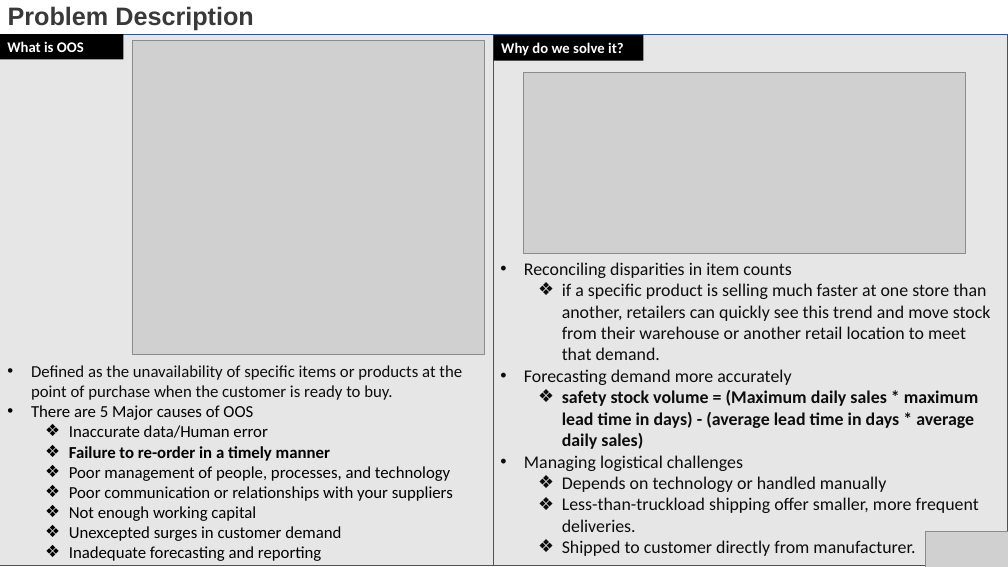
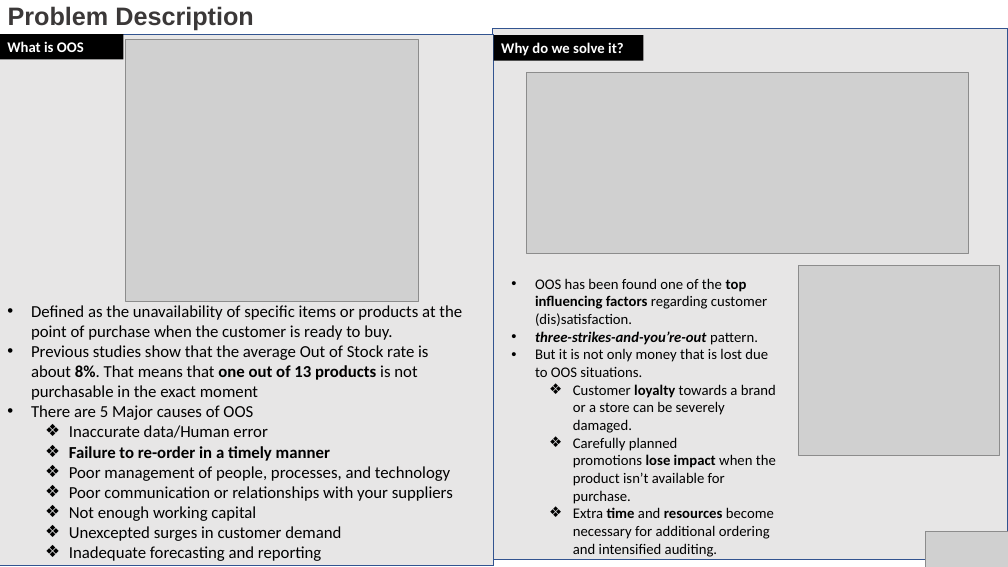
Before and after one commit to ankitnamdeo34/hackerearth_p-g, a slide deck: slide 1 of P_and_G_modified_R.pptx. Drawn at 1008x567 pixels with LibreOffice and Linux fonts; fonts in the diff are those of the drawing; grey boxes stand for pictures. Boxes give left, top, right and bottom in pixels: in the first picture for what was removed or moved away, otherwise in the second. Text is boxed around its words. In the diff, an @@ line names an element or a change of style, - is before the commit and + after.

```diff
--- a/P_and_G_modified_R.pptx
+++ b/P_and_G_modified_R.pptx
@@ rectangle: place and size @@
-rectangle at [493, 35, 1007, 566]
+rectangle at [493, 29, 1007, 560]
@@ picture: place and size @@
-picture at [132, 40, 485, 355]
+picture at [125, 39, 417, 301]
@@ picture: place and size @@
-picture at [523, 73, 966, 253]
+picture at [527, 73, 969, 253]
@@ text in rectangle at [524, 262, 991, 556]: text removed @@
-• Reconciling disparities in item counts
-  ❖ if a specific product is selling much faster at one store than another, retailers can quickly see this trend and move stock from their warehouse or another retail location to meet that demand.
-• Forecasting demand more accurately
-  ❖ safety stock volume = (Maximum daily sales * maximum lead time in days) - (average lead time in days * average daily sales)
-• Managing logistical challenges
-  ❖ Depends on technology or handled manually
-  ❖ Less-than-truckload shipping offer smaller, more frequent deliveries.
-  ❖ Shipped to customer directly from manufacturer.
@@ picture added at [799, 266, 1000, 457] @@
@@ text added at [535, 278, 776, 557], 14 pt, text #000000 @@
+• OOS has been found one of the top influencing factors regarding customer (dis)satisfaction.
+• three-strikes-and-you’re-out pattern.
+• But it is not only money that is lost due to OOS situations.
+  ❖ Customer loyalty towards a brand or a store can be severely damaged.
+  ❖ Carefully planned promotions lose impact when the product isn’t available for purchase.
+  ❖ Extra time and resources become necessary for additional ordering and intensified auditing.
@@ text in rectangle at [31, 305, 462, 340]: text colour #0D0D0D to #000000 in "Defined as the unavailability of specific items ..." @@
@@ text in rectangle at [31, 345, 428, 400]: paragraph added @@
+• Previous studies show that the average Out of Stock rate is about 8%. That means that one out of 13 products is not purchasable in the exact moment
```
Also in this commit, not shown: 1 other slide changed.
